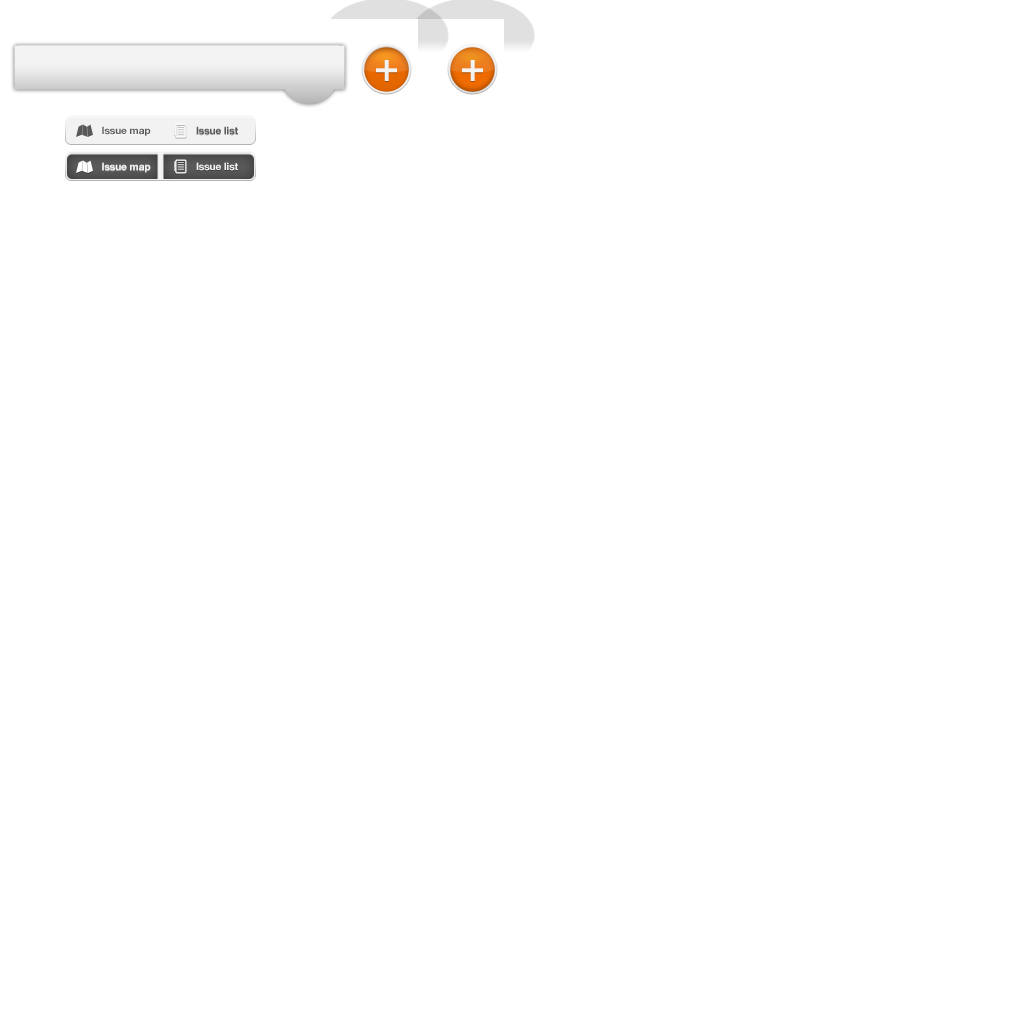
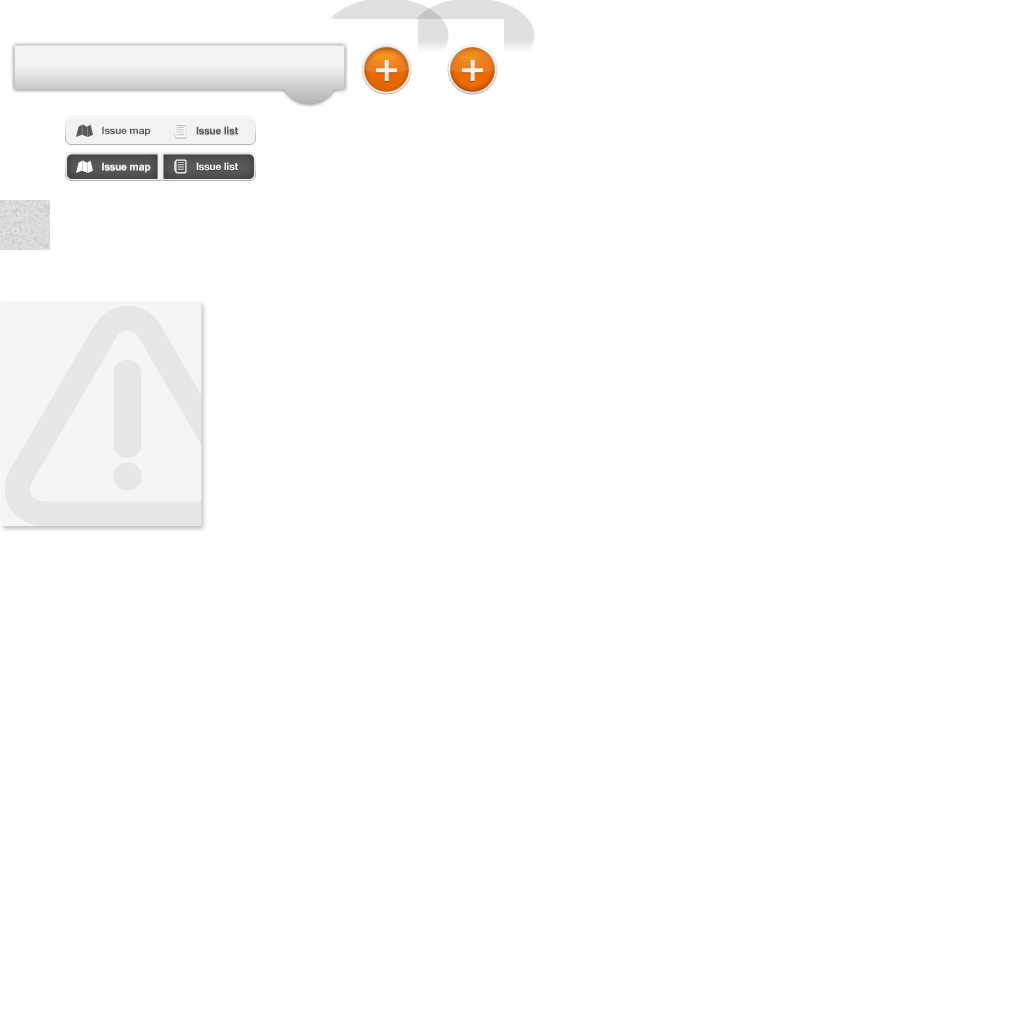
Before/after of a 1024 x 1024 layered artwork. What changed in the layer stack:
added layer "Vector Smart Object" (6%) in group "filter On" over (5, 306, 207, 526)
added layer "Shape 17" in group "filter On" over (1, 301, 202, 526)
added layer "Rectangle 1" in group "filter On" over (0, 200, 50, 250)
